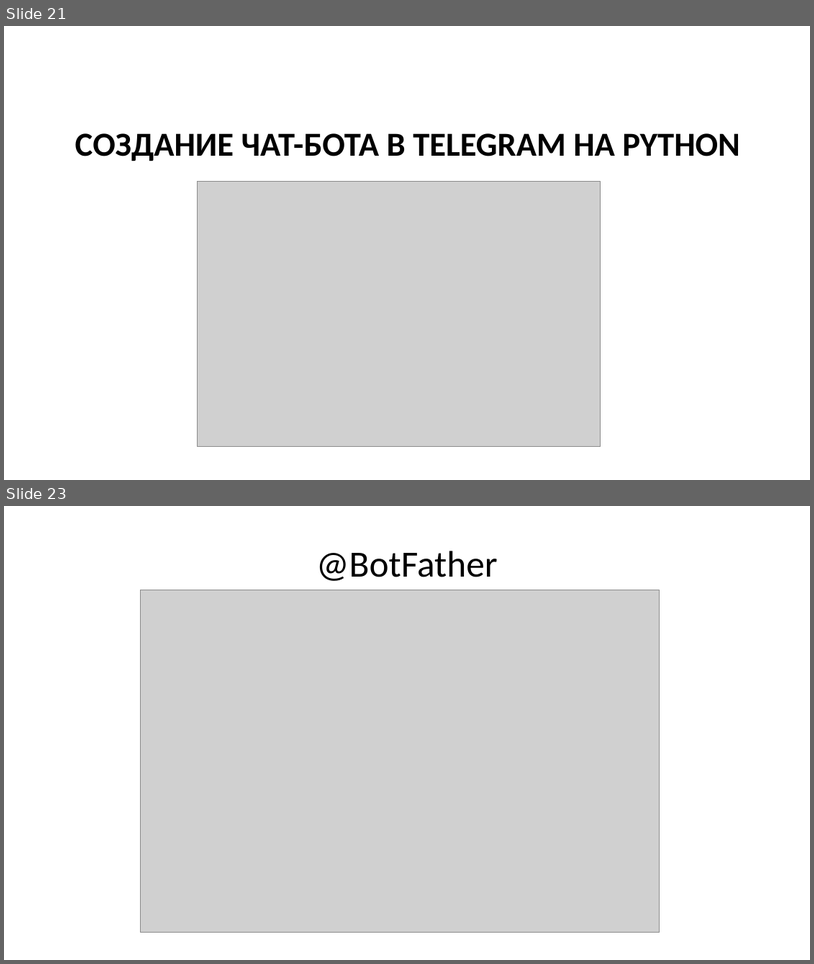
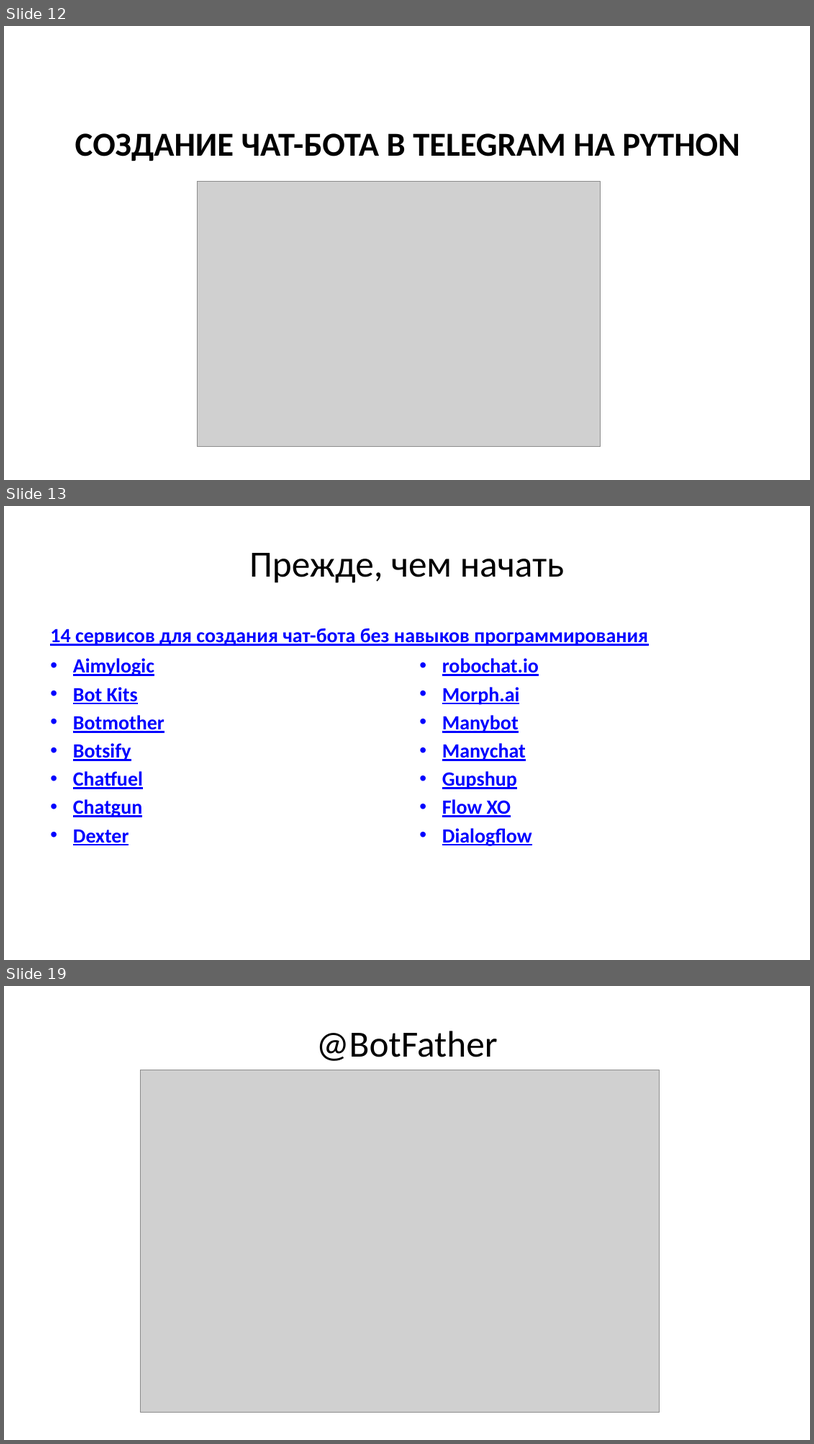
Before and after one commit to maxchv/telegram-bot, a slide deck: docs/lesson_telegram_bot.pptx. Shown one above the other, each under a label of ours: slides 21 and 23 before the commit, slides 12, 13 and 19 after it; the slides between them are not shown. The pictures are 814x964 and 814x1444 pixels, drawn with LibreOffice and Linux fonts; fonts in the diff are those of the drawing; grey boxes stand for pictures. Boxes give left, top, right and bottom in pixels: in the first picture for what was removed or moved away, otherwise in the second. Text is boxed around its words. In the diff, an @@ line names an element or a change of style, - is before the commit and + after.

```diff
--- a/docs/lesson_telegram_bot.pptx
+++ b/docs/lesson_telegram_bot.pptx
@@ slide 13 added at bbox=[4, 506, 810, 960], background #FFFFFF @@
@@ title added at bbox=[250, 553, 564, 583], 44 pt, text #000000 @@
+Прежде, чем начать
@@ text added at bbox=[50, 628, 648, 646], 24 pt, text #0000FF, bold, underline @@
+14 сервисов для создания чат-бота без навыков программирования
@@ text added at bbox=[73, 658, 165, 845], 24 pt, text #0000FF, bold, underline @@
+• Aimylogic
+• Bot Kits
+• Botmother
+• Botsify
+• Chatfuel
+• Chatgun
+• Dexter
@@ text added at bbox=[442, 658, 539, 846], 24 pt, text #0000FF, bold, underline @@
+• robochat.io
+• Morph.ai
+• Manybot
+• Manyсhat
+• Gupshup
+• Flow XO
+• Dialogflow
@@ what was slide 21 is now slide 12 @@
@@ what was slide 23 is now slide 19 @@
```
Also in this commit, not shown: 3 slides changed, 4 other slides added, 9 slides removed, 7 other files.
